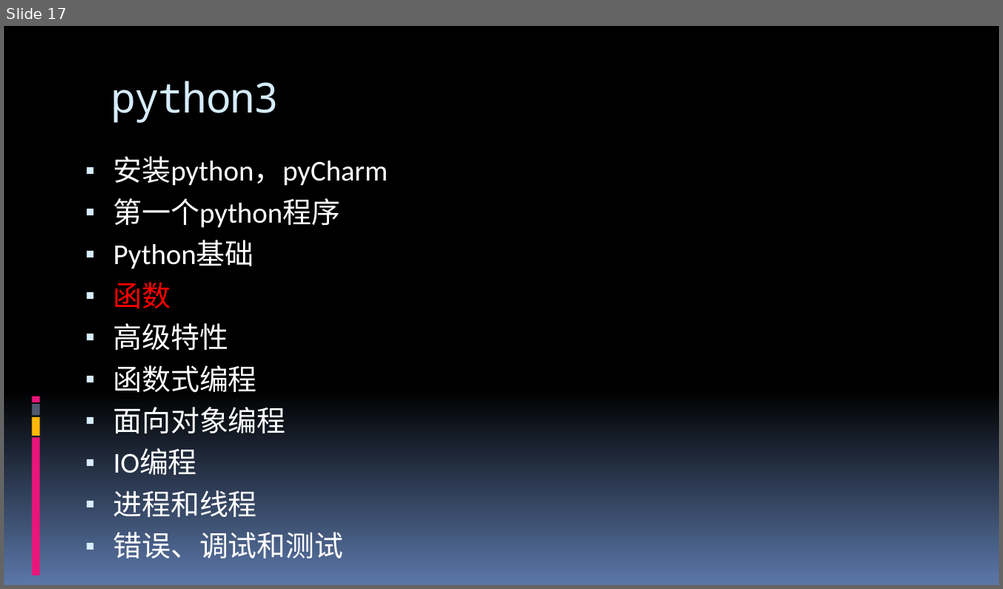
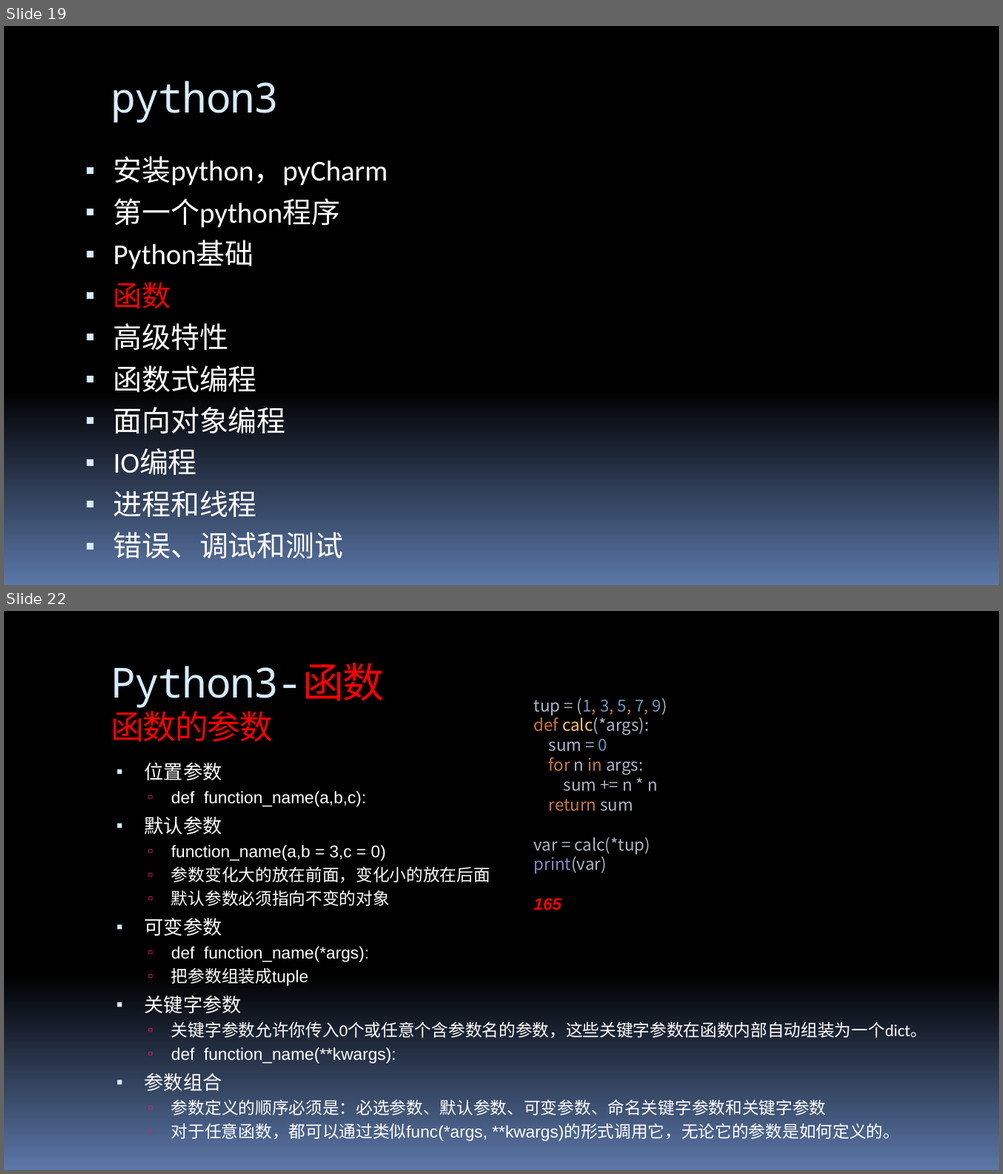
Before and after one commit to 260936767/UpdateServer, a slide deck: flexx_study/report for python&flexx.pptx. Shown one above the other, each under a label of ours: slide 17 before the commit, slides 19 and 22 after it; the slides between them are not shown. The pictures are 1003x589 and 1003x1174 pixels, drawn with LibreOffice and Linux fonts; fonts in the diff are those of the drawing. Boxes give left, top, right and bottom in pixels: in the first picture for what was removed or moved away, otherwise in the second. Text is boxed around its words. In the diff, an @@ line names an element or a change of style, - is before the commit and + after.

```diff
--- a/flexx_study/report for python&flexx.pptx
+++ b/flexx_study/report for python&flexx.pptx
@@ slide 22 added at (4,611,999,1170), background gradient #000000 to #5B77A8; not listed: 4 template elements that a slide beside it also shows @@
@@ title added at (111,663,384,742), 40 pt, text #D6ECFF @@
+Python3-函数
+函数的参数
@@ text added at (534,698,667,812), 16 pt, text #A9B7C6 @@
+tup = (1, 3, 5, 7, 9)
+def calc(*args):
+sum = 0
+for n in args:
+sum += n * n
+return sum
+var = calc(*tup)
+print(var)
+165
@@ text added at (145,763,927,1142), 16.2 pt, text #FFFFFF @@
+▪ 位置参数
+  ▫ def function_name(a,b,c):
+▪ 默认参数
+  ▫ function_name(a,b = 3,c = 0)
+  ▫ 参数变化大的放在前面，变化小的放在后面
+  ▫ 默认参数必须指向不变的对象
+▪ 可变参数
+  ▫ def function_name(*args):
+  ▫ 把参数组装成tuple
+▪ 关键字参数
+  ▫ 关键字参数允许你传入0个或任意个含参数名的参数，这些关键字参数在函数内部自动组装为一个dict。
+  ▫ def function_name(**kwargs):
+▪ 参数组合
+  ▫ 参数定义的顺序必须是：必选参数、默认参数、可变参数、命名关键字参数和关键字参数
+  ▫ 对于任意函数，都可以通过类似func(*args, **kwargs)的形式调用它，无论它的参数是如何定义的。
@@ what was slide 17 is now slide 19 @@
@@ slide 19 changed as well @@
@@ rectangle removed at (31,397,40,403) @@
@@ rectangle removed at (31,417,40,437) @@
@@ rectangle removed at (31,404,40,415) @@
@@ rectangle removed at (31,438,40,576) @@
```
Also in this commit, not shown: 54 other slides changed, 12 other slides added, 3 slides removed, 1 other file.
